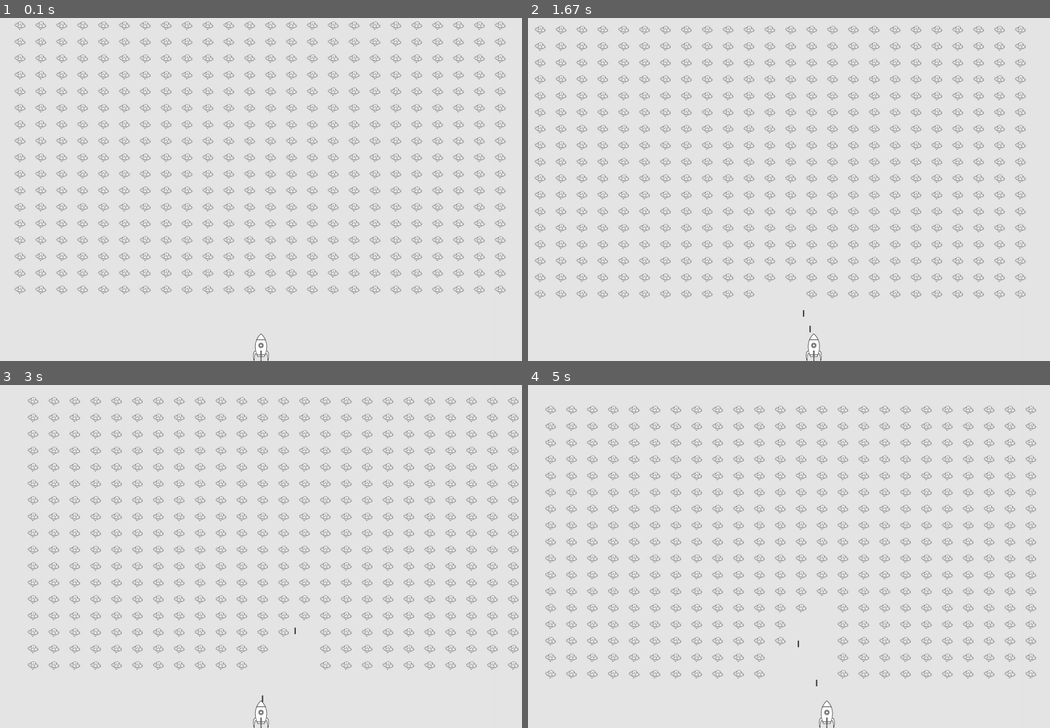
Above: before the commit, frames 1-4 (two rows, left to right).
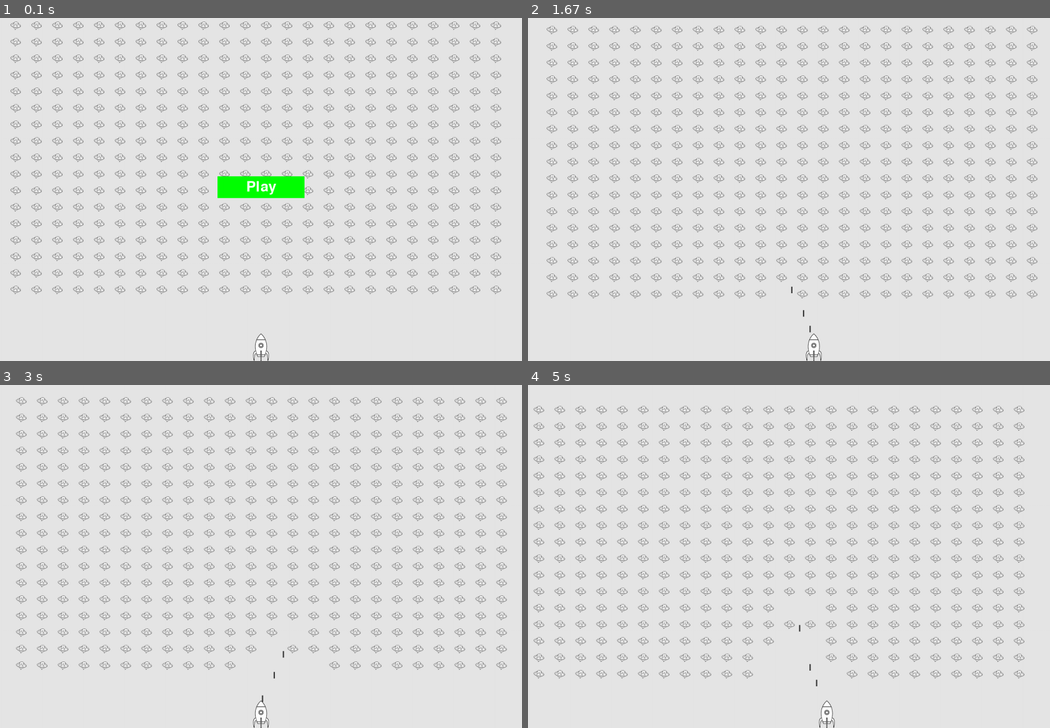
Above: after the commit, the same moments.

Repository: Hugohui/pygame_alien_invasion
Game: pygame game, started from alien_invasion.py
The game is run twice, just before and just after one commit, with the same random seed, the same clock (stepped at 60 frames per second) and the same inputs.
Inputs (mouse positions are in pixels of both pictures, inside the frame that each line leads up to):
- Up to frame 1 (0.1 s): no input
- Up to frame 2 (1.67 s): click (789, 186) at 0.38 s, where only the run after the commit has a clickable "Play"; tap Space at 0.67, 1.07, 1.37, 1.57 s; hold Right 1-1.47 s; hold Right from 1.5 s (still down)
- Up to frame 3 (3 s): tap Space at 1.87, 2.07, 2.37, 2.63, 2.93 s; release Right at 1.97 s; hold Left 2-2.53 s; hold Left 2.57-2.97 s
- Up to frame 4 (5 s): hold Right 3-3.63 s; tap Space at 3.07, 3.37, 3.73, 4.03, 4.23, 4.53, 4.73 s; hold Left 3.67-4.13 s; hold Right 4.17-4.63 s; hold Right from 4.67 s (still down)

The runs differ from the first frame. In frame 1, 14% of the frame differs, in the area x 2-97%, y 1-81%; in frame 2, 15%; in frame 3, 15%, in the area x 3-100%, y 3-86%; in frame 4, 15%.

Commit message:
play button

Diff:
--- a/alien_invasion.py
+++ b/alien_invasion.py
@@ -5,6 +5,7 @@
 from ship import Ship
 from alien import Alien
 from game_stats import GameStats
+from button import Button
 import game_functions as gf
 
 
@@ -16,6 +17,9 @@
     pygame.display.set_caption("Alien Invasion")
     # 创建用于存储统计信息的实例
     stats = GameStats(ai_settings)
+
+    # 开始按钮
+    play_button = Button(ai_settings, screen, "Play")
 
     # 创建一艘船
     ship = Ship(ai_settings, screen)
@@ -31,7 +35,7 @@
     # 游戏主循环
     while True:
         # 事件监听
-        gf.check_events(ai_settings, screen, ship, bullets)
+        gf.check_events(ai_settings, stats, screen, ship, aliens, bullets, play_button)
         if stats.game_active:
             # 更新船
             ship.update()
@@ -40,6 +44,6 @@
             # 更新外星人
             gf.update_aliens(ai_settings, stats, screen, ship, aliens, bullets)
         # 更新屏幕
-        gf.update_screen(ai_settings, screen, ship, aliens, bullets)
+        gf.update_screen(ai_settings, stats, screen, ship, aliens, bullets, play_button)
 
 run_game()
--- /dev/null
+++ b/button.py
@@ -0,0 +1,26 @@
+import pygame.font
+
+
+class Button(object):
+    """
+    docstring
+    """
+    def __init__(self, ai_settings, screen, msg):
+        self.screen = screen
+        self.screen_rect = screen.get_rect()
+        self.width, self.height = 200, 50
+        self.button_color = (0, 255, 0)
+        self.text_color = (255, 255, 255)
+        self.font = pygame.font.SysFont(None, 48)
+        self.rect = pygame.Rect(0, 0, self.width, self.height)
+        self.rect.center =  self.screen_rect.center
+        self.prep_msg(msg)
+
+    def prep_msg(self, msg):
+        self.msg_image = self.font.render(msg, True, self.text_color, self.button_color)
+        self.msg_image_rect = self.msg_image.get_rect()
+        self.msg_image_rect.center = self.rect.center
+
+    def draw_button(self):
+        self.screen.fill(self.button_color, self.rect)
+        self.screen.blit(self.msg_image, self.msg_image_rect)
--- a/game_functions.py
+++ b/game_functions.py
@@ -6,7 +6,7 @@
 from alien import Alien
 
 
-def check_events(ai_settings, screen, ship, bullets):
+def check_events(ai_settings, stats, screen, ship, aliens, bullets, play_button):
     """响应按键和鼠标事件"""
     for event in pygame.event.get():
         if event.type == pygame.QUIT:
@@ -15,6 +15,22 @@
             check_keydown_events(event, ai_settings, screen, ship, bullets)
         elif event.type == pygame.KEYUP:
             check_keyup_events(event, ship)
+        elif event.type == pygame.MOUSEBUTTONDOWN:
+            mouse_x, mouse_y = pygame.mouse.get_pos()
+            check_play_button(play_button, mouse_x, mouse_y, ai_settings, stats, screen, ship, aliens, bullets)
+
+
+def check_play_button(play_button, mouse_x, mouse_y, ai_settings, stats, screen, ship, aliens, bullets):
+    """开始游戏"""
+    if play_button.rect.collidepoint(mouse_x, mouse_y) and not stats.game_active:
+        stats.reset_stats()
+        stats.game_active = True
+        aliens.empty()
+        bullets.empty()
+        create_fleet(ai_settings, screen, ship, aliens)
+        ship.center_ship()
+
+        pygame.mouse.set_visible(False)
 
 
 def check_keydown_events(event, ai_settings, screen, ship, bullets):
@@ -37,7 +53,7 @@
         ship.moving_left = False
 
 
-def update_screen(ai_settings, screen, ship, aliens, bullets):
+def update_screen(ai_settings, stats, screen, ship, aliens, bullets, play_button):
     """更新屏幕上的图像，并切换到新屏幕"""
     screen.fill(ai_settings.bg_color)
     # 在飞船和外星人后面重绘所有子弹
@@ -45,6 +61,8 @@
         bullet.draw_bullet()
     ship.blitme()
     aliens.draw(screen)
+    if not stats.game_active:
+        play_button.draw_button()
     pygame.display.flip()
 
 
@@ -143,6 +161,7 @@
         time.sleep(0.5)
     else:
         stats.game_active = False
+        pygame.mouse.set_visible(True)
 
 
 
--- a/game_stats.py
+++ b/game_stats.py
@@ -4,7 +4,7 @@
         self.ai_settings = ai_settings
         self.reset_stats()
 
-        self.game_active = True
+        self.game_active = False
 
     def reset_stats(self):
         self.ships_left = self.ai_settings.ship_limit
